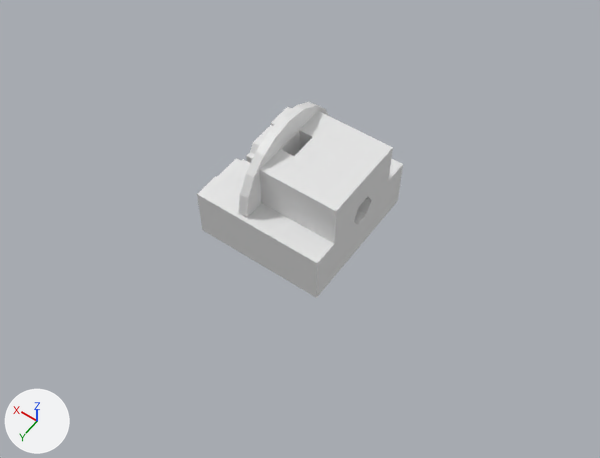
The Blender file parts/ballast/assembly.blend as it was, and as the next commit left it.
Both versions are drawn from a 50 mm camera at (-63.1, 90.8, 139.7) aimed at (0.9, 1.2, -1.1). The lights are fixed; the arrows at lower left show +X, +Y and +Z.

The first picture shows 'Cylinder.001', 'Sub-Ballast-V3'.
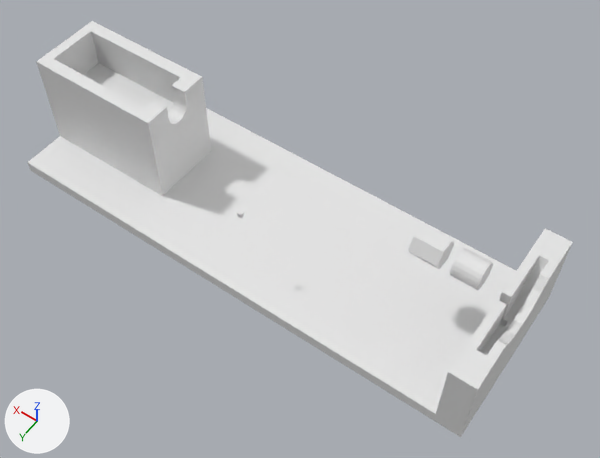
Boxes (x1, y1, x2, y2) around the edits, measured in the pictures (600 x 458 px):
'Ballast-Tray-V2', added: after (27, 21, 573, 437)
'Sub-Ballast-V3', hidden: before (197, 107, 403, 298)
'Cylinder.001', hidden: before (239, 102, 329, 218)
'Cylinder', shown: after (408, 225, 454, 269)
'align tray', added: after (450, 248, 493, 290)

The change in detail:
Mesh me_ballast_tray_v2 is new.
It has 131 vertices, 258 faces and spans x -62.5..57.5, y -20.0..20.0, z -6.8..20.2.
Object 'Cylinder.001' (ob_cylinder_001) is now hidden.
Object 'Cylinder' (ob_cylinder) is now shown.
Object 'Sub-Ballast-V3' (ob_sub_ballast_v3) is now hidden.
Object 'Ballast-Tray-V2' (ob_ballast_tray_v2) is new; it shows me_ballast_tray_v2.
Its location is (13.5, -2.7, -6.3).
Object 'align tray' (ob_align_tray) is new; it shows a copy of the mesh of ob_cylinder_001.
Its location is (-36.3, -2.7, 10.1).
Its rotation in degrees is (0, 90, 0).
Its scale is (2.99, 2.99, 2.99).
